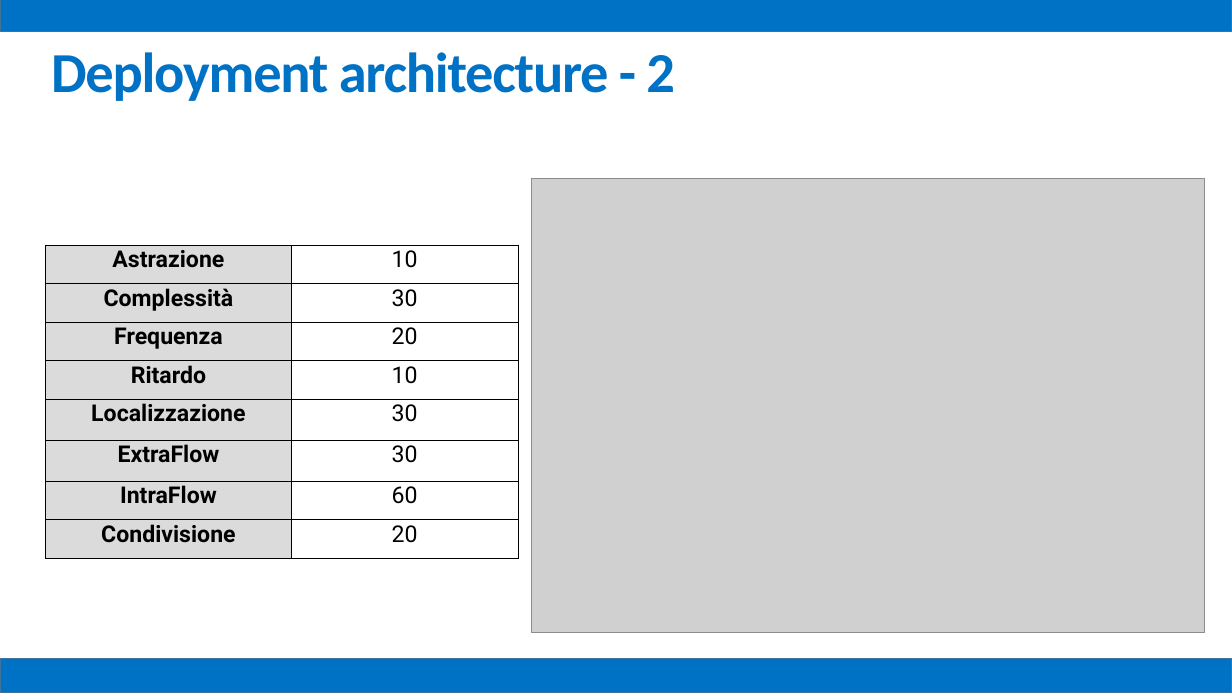
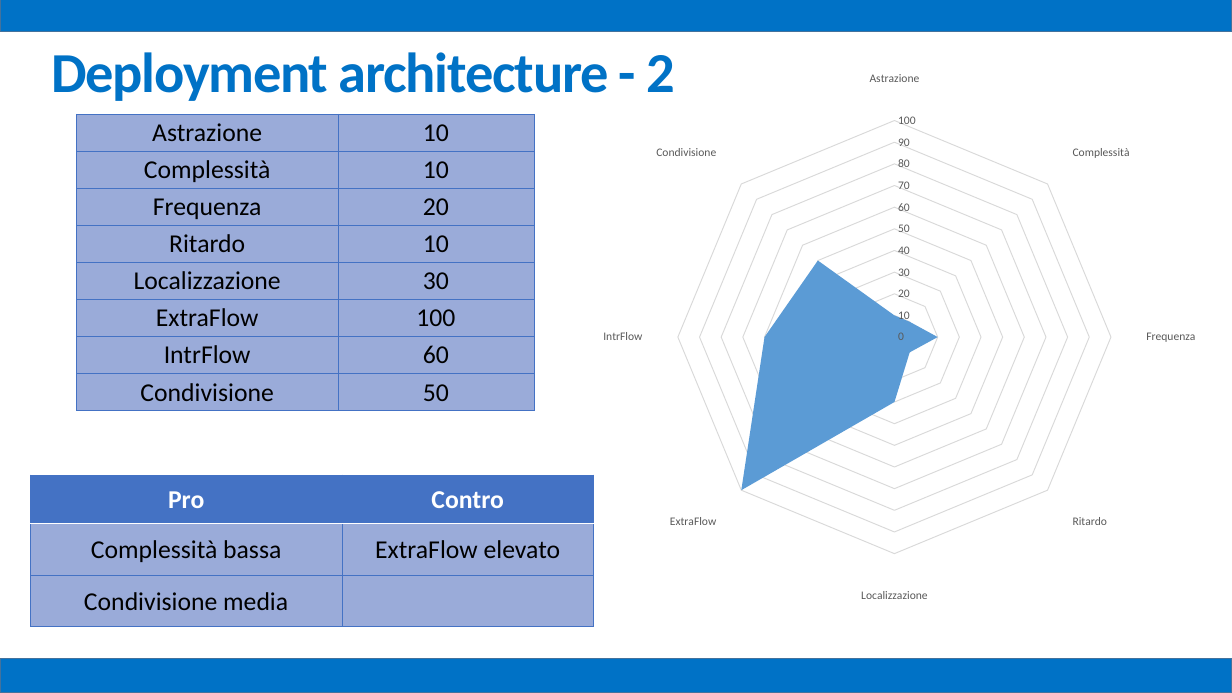
Before and after one commit to mz1991/ProgettoFebbraio2015, a slide deck: slide 36 of Febbraio 2015.pptx. Drawn at 1232x693 pixels with LibreOffice and Linux fonts; fonts in the diff are those of the drawing; grey boxes stand for pictures. Boxes give left, top, right and bottom in pixels: in the first picture for what was removed or moved away, otherwise in the second. Text is boxed around its words. In the diff, an @@ line names an element or a change of style, - is before the commit and + after.

```diff
--- a/Febbraio 2015.pptx
+++ b/Febbraio 2015.pptx
@@ radar filled chart added at (452,61,1232,614) @@
+categories: Astrazione, Complessità, Frequenza, Ritardo, Localizzazione, ExtraFlow, IntrFlow, Condivisione
+Series 1: 10, 10, 20, 10, 30, 100, 60, 50
@@ table at (77,114,534,410) @@
-row 2, column 2: 30
+row 2, column 2: 10
-row 6, column 2: 30
+row 6, column 2: 100
-row 7, column 1: IntraFlow
+row 7, column 1: IntrFlow
-row 8, column 2: 20
+row 8, column 2: 50
@@ fill #DBDBDB to none in 8 cells @@
@@ size 18 to 20 pt, font Roboto to Calibri in "Astrazione", "10", "Complessità", "Frequenza" and 8 more places @@
@@ bold off in "Astrazione", "Complessità", "Frequenza", "Ritardo" and 3 more places @@
@@ borders changed @@
@@ table: place and size @@
-table at (45,245,518,558)
+table at (77,114,534,410)
@@ picture removed at (531,178,1204,632) @@
@@ table added at (30,475,594,627), 3 rows, 2 columns @@
+Pro | Contro
+Complessità bassa | ExtraFlow elevato
+Condivisione media | 
```
Also in this commit, not shown: 25 other slides changed, 19 slides added.
